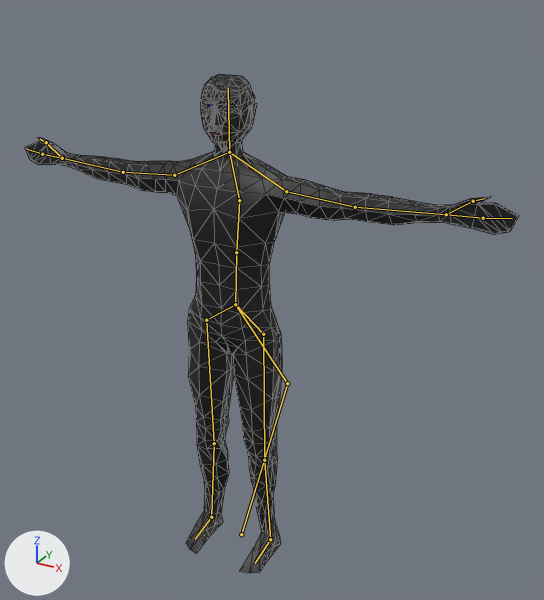
Before and after pictures for a commit that changed the Blender file blender/Scene_Setup.blend.
Both versions are drawn from a 50 mm lens placed at (1.26, -2.04, 2.08), pointed at (0.11, 0.05, 1.03). The lights are fixed; the arrows at lower left show +X, +Y and +Z. The bones that bend it are drawn over the model as lines. Mesh edges are drawn as thin lines.

Objects in the first picture: 'BodyOutline'.
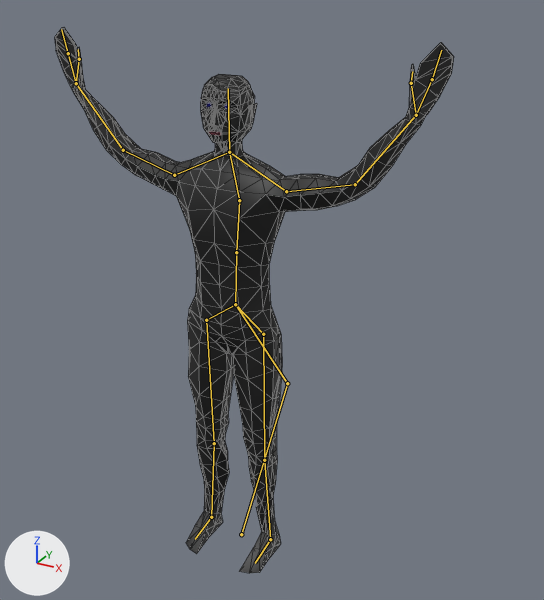
The newer file adds an action. The first version stands in its rest pose; the second is drawn at frame 30 of the action 'Waving'.

Pixel boxes [x1, y1, x2, y2] of what changed, in the pictures (544 x 600 px):
'BodyOutline', posed (19% narrower, 9% taller): before [25, 74, 519, 573]; after [55, 27, 454, 573]
bone 'Arm_Left', root to tip: before (286, 191) to (355, 207); after (286, 191) to (355, 184)
bone 'Forearm_Left', root to tip: before (355, 207) to (446, 214); after (355, 184) to (416, 115)
bone 'Wrist_Left', root to tip: before (446, 214) to (483, 218); after (416, 115) to (432, 79)
bone 'Thumb_Left', root to tip: before (446, 214) to (473, 201); after (416, 115) to (411, 83)
bone 'Arm_Right', root to tip: before (174, 175) to (123, 172); after (174, 175) to (123, 150)
bone 'Forearm_Right', root to tip: before (123, 172) to (62, 158); after (123, 150) to (76, 83)
bone 'Wrist_Right', root to tip: before (62, 158) to (42, 154); after (76, 83) to (68, 53)
bone 'Thumb_Right', root to tip: before (62, 158) to (46, 142); after (76, 83) to (79, 59)

The change, as a list of edits to the scene's bpy script:
```text
Change bone_arm_left:
    where bone_arm_left = bpy.data.objects['Armature'].pose.bones['Arm_Left']  # child of 'Collar_Left'
    bone_arm_left.rotation_quaternion: (1.0, 0.0, 0.0, 0.0) -> (0.989, 0.091, -0.006, -0.117)  # degrees (0, 0, 0) -> degrees (10, 0, -13)
Change bone_forearm_left:
    where bone_forearm_left = bpy.data.objects['Armature'].pose.bones['Forearm_Left']  # child of 'Arm_Left'
    bone_forearm_left.rotation_quaternion: (1.0, 0.0, 0.0, 0.0) -> (0.964, 0.161, 0.004, -0.21)  # degrees (0, 0, 0) -> degrees (18, 4, -24)
Change bone_wrist_left:
    where bone_wrist_left = bpy.data.objects['Armature'].pose.bones['Wrist_Left']  # child of 'Forearm_Left'
    bone_wrist_left.rotation_quaternion: (1.0, 0.0, 0.0, 0.0) -> (0.983, 0.111, -0.013, -0.145)  # degrees (0, 0, 0) -> degrees (13, 0, -17)
Change bone_thumb_left:
    where bone_thumb_left = bpy.data.objects['Armature'].pose.bones['Thumb_Left']  # child of 'Forearm_Left'
    bone_thumb_left.rotation_quaternion: (1.0, 0.0, 0.0, 0.0) -> (0.983, 0.111, 0.0, -0.145)  # degrees (0, 0, 0) -> degrees (13, 2, -17)
Change bone_arm_right:
    where bone_arm_right = bpy.data.objects['Armature'].pose.bones['Arm_Right']  # child of 'Collar_Right'
    bone_arm_right.rotation_quaternion: (1.0, 0.0, 0.0, 0.0) -> (0.985, 0.106, 0.008, 0.136)  # degrees (0, 0, 0) -> degrees (12, -1, 16)
Change bone_forearm_right:
    where bone_forearm_right = bpy.data.objects['Armature'].pose.bones['Forearm_Right']  # child of 'Arm_Right'
    bone_forearm_right.rotation_quaternion: (1.0, 0.0, 0.0, 0.0) -> (0.975, 0.136, -0.003, 0.177)  # degrees (0, 0, 0) -> degrees (15, -3, 20)
Change bone_wrist_right:
    where bone_wrist_right = bpy.data.objects['Armature'].pose.bones['Wrist_Right']  # child of 'Forearm_Right'
    bone_wrist_right.rotation_quaternion: (1.0, 0.0, 0.0, 0.0) -> (0.976, 0.131, 0.016, 0.171)  # degrees (0, 0, 0) -> degrees (15, -1, 20)
Change bone_thumb_right:
    where bone_thumb_right = bpy.data.objects['Armature'].pose.bones['Thumb_Right']  # child of 'Forearm_Right'
    bone_thumb_right.rotation_quaternion: (1.0, 0.0, 0.0, 0.0) -> (0.976, 0.131, 0.0, 0.172)  # degrees (0, 0, 0) -> degrees (15, -3, 20)
```
